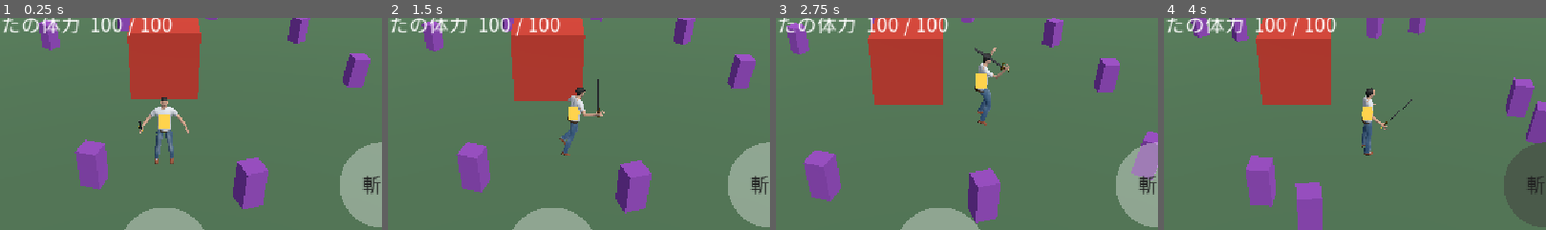
Above: before the commit, frames 1-4 (left to right).
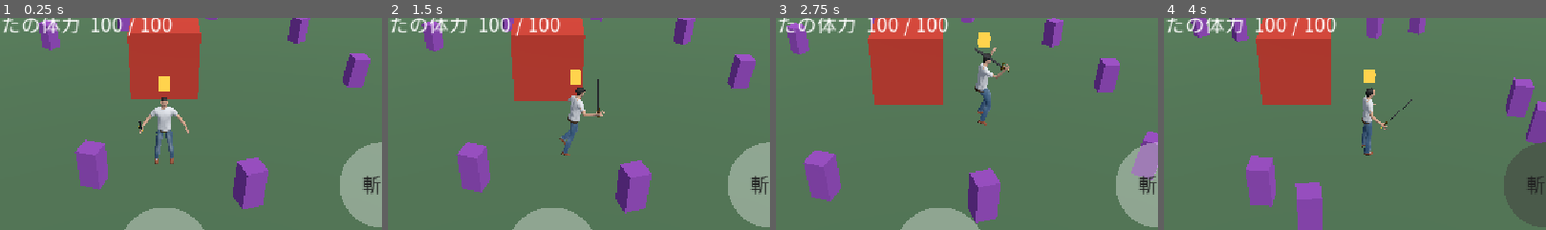
Above: after the commit, the same moments.

Repository: koyoy1016-gif/bigbusters-godot
Game: Godot game, scene res://scenes/prototype/stick_prototype.tscn
Two runs of this game, one before a commit and one after it. Both use one fixed random seed, a clock stepped at 60 frames per second and the inputs below. This scene is started directly instead of the project's main scene.
Inputs (mouse positions are % of the whole screen's width and height, from its top left):
- Up to frame 1 (0.25 s): no input
- Up to frame 2 (1.5 s): tap Enter at 0.5 s; move the mouse to (72, 44) at 0.52 s; tap 1 at 0.6 s; click (72, 44) at 0.67 s; drag from (30, 54) to (45, 70) at 1.27 s
- Up to frame 3 (2.75 s): move the mouse to (60, 27) at 2.02 s; tap 1 at 2.1 s; click (60, 27) at 2.17 s
- Up to frame 4 (4 s): drag from (45, 70) to (20, 34) at 2.77 s; move the mouse to (80, 65) at 3.52 s; tap 1 at 3.6 s; click (80, 65) at 3.67 s
The pictures show only the part of the screen within x 28-78%, y 16-66%; the shares and areas given below are measured in that part.

The runs differ from the first frame. In frame 1, 0.4% of the frame differs, in the area x 41-45%, y 27-53%; in frame 2, 0.4%; in frame 3, 0.4%, in the area x 52-57%, y 6-34%; in frame 4, 0.4%.

Commit message:
ほかの人を、共有されたキャラのモデルで表示する
Co-Authored-By: Claude Sonnet 5.5 <noreply@anthropic.com>
Claude-Session: https://claude.ai/code/session_01U5QjkxQPQVJ9bA9eQTVgJt

Diff:
--- a/data/prototype_stick.json
+++ b/data/prototype_stick.json
@@ -175,6 +175,8 @@
   "camera_follow_per_sec": 6.0,
   "marker_size": 0.35,
   "marker_height": 1.1,
+  "marker_height_model": 2.5,
+  "other_moving_speed": 0.5,
   "bossbar_pos": [
     0.62,
     0.05
--- a/scripts/prototype/stick_prototype.gd
+++ b/scripts/prototype/stick_prototype.gd
@@ -100,6 +100,7 @@
 var use_network: bool = OS.has_feature("web")
 var net_active := false
 var last_char_sent_ms := -100000
+var other_views := {}  ## 枠 → ほかの人のモデルの見た目（CharacterView）
 var bridge := Bridge.new()
 var room_code := ""
 var net_state: Dictionary = {}
@@ -281,6 +282,14 @@
 	player.add_child(view)
 	player.mesh = null
 	char_view = view
+	_raise_marker(player)
+
+
+## 印（頭の上の小さな箱）を、モデルの頭の上に上げる
+func _raise_marker(node: Node3D) -> void:
+	var marker := node.get_node_or_null("Marker") as Node3D
+	if marker != null:
+		marker.position.y = float(config.get("marker_height_model", config["marker_height"]))
 
 
 ## 動作に合わせて、モデルのアニメと向きを更新する（モデルがなければ何もしない）
@@ -1036,6 +1045,7 @@
 			if others.has(slot):
 				(others[slot] as Node).queue_free()
 				others.erase(slot)
+				other_views.erase(slot)
 
 
 func _update_others(delta: float) -> void:
@@ -1047,7 +1057,9 @@
 		current = current.lerp(target, weight)
 		other_pos[slot] = current
 		var node := _other_node(str(slot))
+		var old_pos := node.position
 		node.position = Vector3(current.x * 2.0 * half - half, ground_y, current.y * 2.0 * half - half)
+		_update_other_view(str(slot), node, node.position - old_pos, delta)
 
 
 func _slot_color(slot: String) -> Color:
@@ -1065,6 +1077,48 @@
 	if player_hit_flash > 0.0:
 		return Color(str(config["player_hit_color"]))
 	return _slot_color(str(net_state.get("slot", "")))
+
+
+## ほかの人のキャラの見た目。共有されたキャラにモデルがあれば、箱の代わりにモデルを出す（キャラが変われば作り直す）。
+## 動いていれば走り、止まっていれば待つ。モデルがない・まだ共有されていなければ、箱のまま
+func _update_other_view(slot: String, node: MeshInstance3D, step: Vector3, delta: float) -> void:
+	var def := char_def_of(slot)
+	var want := str(def.get("id", "")) if not def.is_empty() and CharacterData.has_model(def) else ""
+	var have := ""
+	if other_views.has(slot):
+		have = str(other_views[slot].character.get("id", ""))
+	if want != have:
+		if other_views.has(slot):
+			(other_views[slot] as Node).queue_free()
+			other_views.erase(slot)
+		if want == "":
+			node.mesh = _other_box_mesh(slot)
+		else:
+			var view := CharacterView.new()
+			if view.setup(def):
+				view.position = Vector3(0.0, -ground_y, 0.0)
+				node.add_child(view)
+				node.mesh = null
+				other_views[slot] = view
+				_raise_marker(node)
+			else:
+				view.free()
+	if other_views.has(slot) and delta > 0.0:
+		var view: Node3D = other_views[slot]
+		var speed := Vector2(step.x, step.z) / delta
+		var moving := speed.length() > float(config.get("other_moving_speed", 0.5))
+		view.play_action("run" if moving else "idle")
+		if moving:
+			view.face(speed, delta)
+
+
+func _other_box_mesh(slot: String) -> BoxMesh:
+	var box := BoxMesh.new()
+	box.size = Vector3.ONE * float(config["player_size"])
+	var mat := StandardMaterial3D.new()
+	mat.albedo_color = _slot_color(slot)
+	box.material = mat
+	return box
 
 
 func _other_node(slot: String) -> MeshInstance3D:
--- a/tests/test_characters.gd
+++ b/tests/test_characters.gd
@@ -117,6 +117,20 @@
 	b.net_state["chars"] = {"p1": "guardian"}
 	b._share_my_character(110000)
 	check(sent.size() == 2, "部屋の記録が同じなら、送らない")
+	# ほかの人の見た目：共有されたキャラにモデルがあれば、箱の代わりにモデル
+	b.net_state = {"slot": "p1", "members": ["p1", "p2"], "chars": {"p2": "hero_swordsman"}}
+	var n2: MeshInstance3D = b._other_node("p2")
+	check(n2.mesh != null, "最初は箱")
+	b._update_other_view("p2", n2, Vector3.ZERO, 0.1)
+	check(b.other_views.has("p2") and n2.mesh == null, "剣士（モデルあり）が共有されたら、箱を外してモデルを出す")
+	check(is_equal_approx(n2.get_node("Marker").position.y, float(b.config["marker_height_model"])), "印が、モデルの頭の上に上がる")
+	b._update_other_view("p2", n2, Vector3(1, 0, 0), 0.1)
+	check(b.other_views["p2"].current_action == "run", "動いていれば走る")
+	b._update_other_view("p2", n2, Vector3.ZERO, 0.1)
+	check(b.other_views["p2"].current_action == "idle", "止まれば待つ")
+	b.net_state["chars"] = {"p2": "healer"}
+	b._update_other_view("p2", n2, Vector3.ZERO, 0.1)
+	check(not b.other_views.has("p2") and n2.mesh != null, "モデルのないキャラに変わったら、箱にもどる")
 	b.net_active = false
 	root.remove_child(b)
 	b.free()
